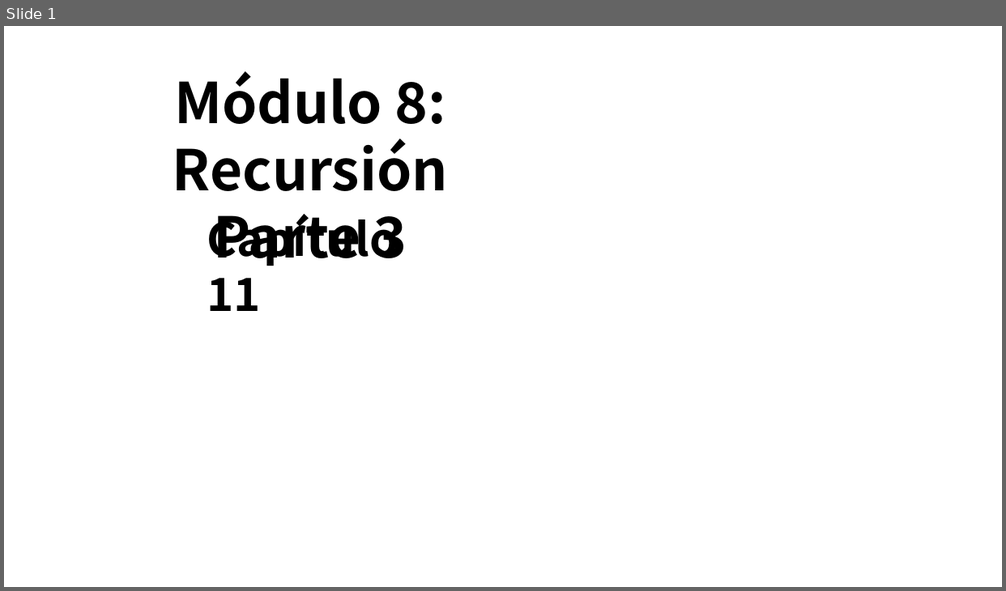
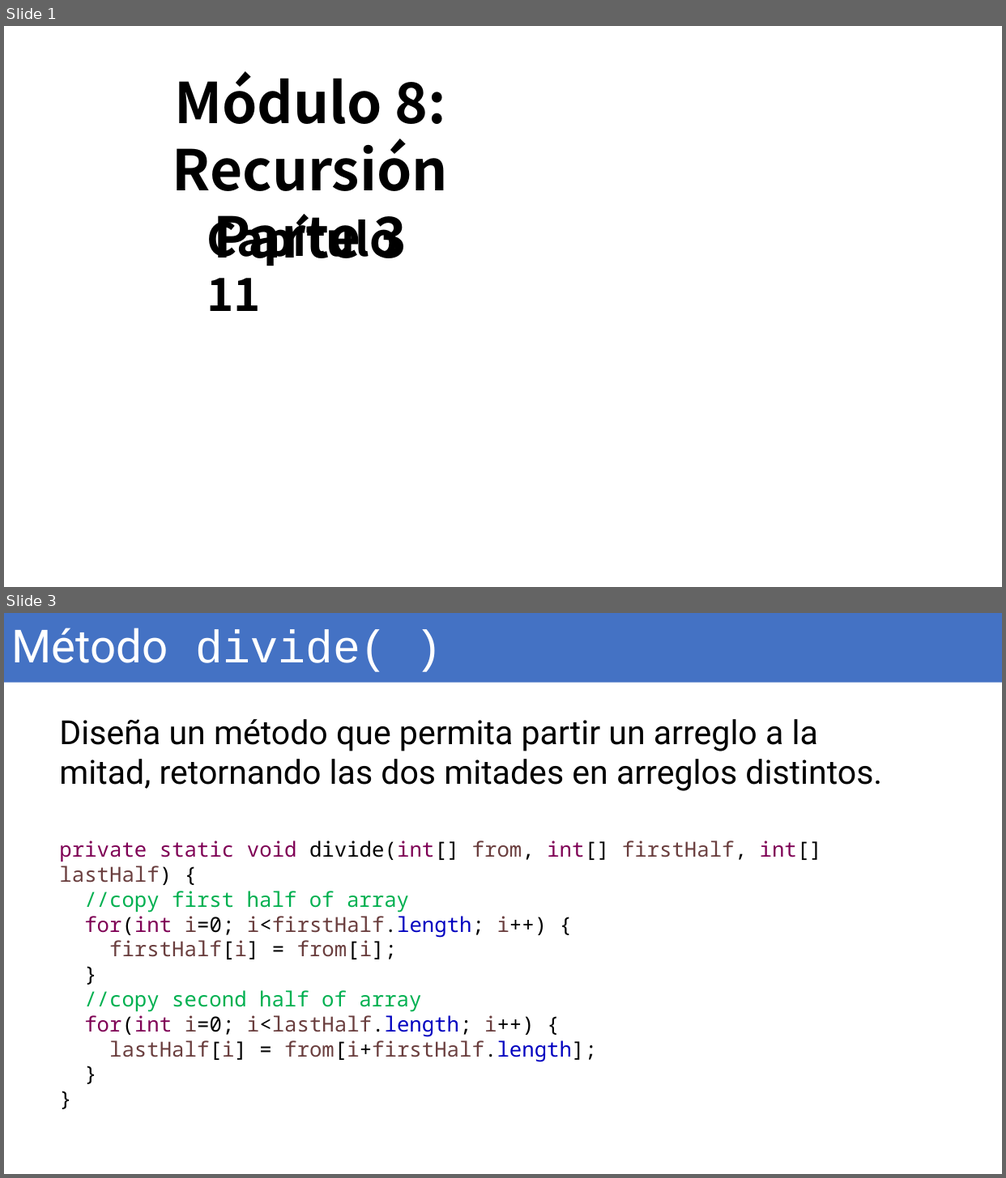
Before and after one commit to OMardil/INFO2, a slide deck: MOD08_Recursion/01 Presentacion/INFO2_MOD08_3-Merge_Sort.pptx. Shown one above the other, each under a label of ours: slide 1 before the commit, slides 1 and 3 after it; the slides between them are not shown. The pictures are 1006x591 and 1006x1178 pixels, drawn with LibreOffice and Linux fonts; fonts in the diff are those of the drawing; background and template pictures are left out. Boxes give left, top, right and bottom in pixels: in the first picture for what was removed or moved away, otherwise in the second. Text is boxed around its words. In the diff, an @@ line names an element or a change of style, - is before the commit and + after.

```diff
--- a/MOD08_Recursion/01 Presentacion/INFO2_MOD08_3-Merge_Sort.pptx
+++ b/MOD08_Recursion/01 Presentacion/INFO2_MOD08_3-Merge_Sort.pptx
@@ slide 3 added at [4, 613, 1002, 1174], background #FFFFFF @@
@@ title added at [4, 613, 1002, 683], fill #4472C4, 44 pt, text #FFFFFF @@
+Método divide( )
@@ text added at [59, 719, 882, 791], 32 pt, text #000000 @@
+Diseña un método que permita partir un arreglo a la mitad, retornando las dos mitades en arreglos distintos.
@@ text added at [59, 841, 822, 1063], 20 pt, text #6A3E3E @@
+private static void divide(int[] from, int[] firstHalf, int[] lastHalf) {
+//copy first half of array
+for(int i=0; i<firstHalf.length; i++) {
+firstHalf[i] = from[i];
+}
+//copy second half of array
+for(int i=0; i<lastHalf.length; i++) {
+lastHalf[i] = from[i+firstHalf.length];
+}
+}
```
Also in this commit, not shown: 2 slides changed, 8 other slides added, 4 slides removed, 3 other files.
